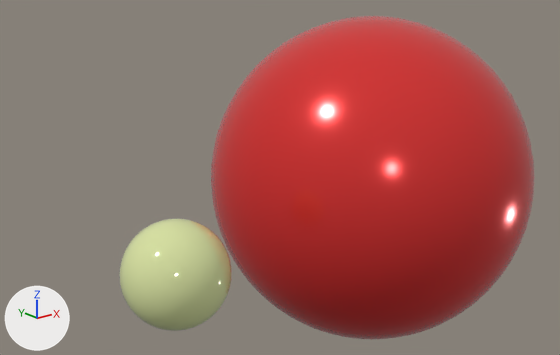
The glTF model marker_based/assets/Oxygen.gltf as it was, and as the next commit left it.
One viewpoint serves both versions: a 50 mm lens placed at (-3.34, -3.29, 1.46), pointed at (-0.61, 0.13, 0.09). The lights are fixed; the arrows at lower left show +X, +Y and +Z. Both versions are drawn at frame 0 of the action 'Sphere.001Action.021'; the numbers are the values there.

Script lines for the objects in view, before the commit:
```python
me_sphere_001 = bpy.data.meshes.new('Sphere.001')
me_sphere_001.from_pydata(...)  # 1986 vertices, 3968 faces; spans x -0.99..0.99, y -0.99..0.99, z -1.0..1.0
me_sphere_001.materials.append(mat_material_002)  # red #e73534
me_sphere_013 = bpy.data.meshes.new('Sphere.013')
me_sphere_013.from_pydata(...)  # 1986 vertices, 3968 faces; spans x -0.99..0.99, y -0.99..0.99, z -1.0..1.0
me_sphere_013.materials.append(mat_material_013)  # green #dee7a6
ob_sphere = bpy.data.objects.new('Sphere', me_sphere_001)
ob_sphere.location = (0.0, 0.0, 0.0)
ob_sphere_004 = bpy.data.objects.new('Sphere.004', me_sphere_013)
ob_sphere_004.location = (-1.705, -0.491, 0.0)
ob_sphere_004.scale = (0.252, 0.252, 0.252)
```
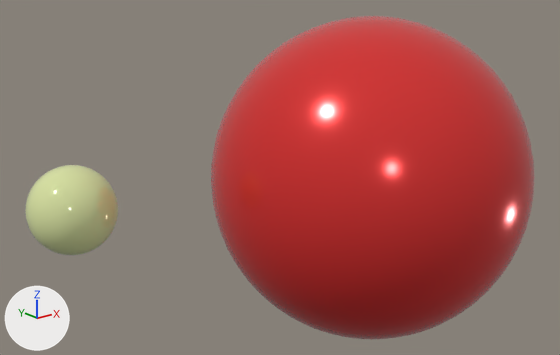
Changed parts and their boxes [x1, y1, x2, y2] in the pictures (560 x 355 px):
'Sphere.004', moved: before [119, 218, 231, 331]; after [25, 165, 118, 255]

The edits, one by one:
Object 'Sphere.004' (ob_sphere_004) moves from (-1.705, -0.491, 0.0) to (-1.705, 0.601, 0.0).
